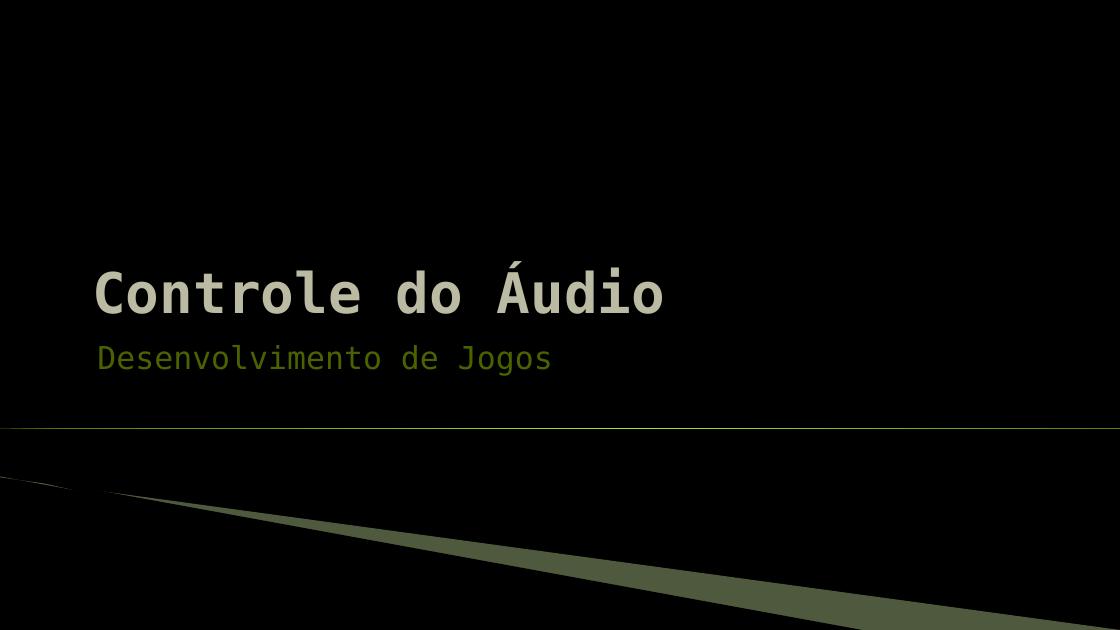
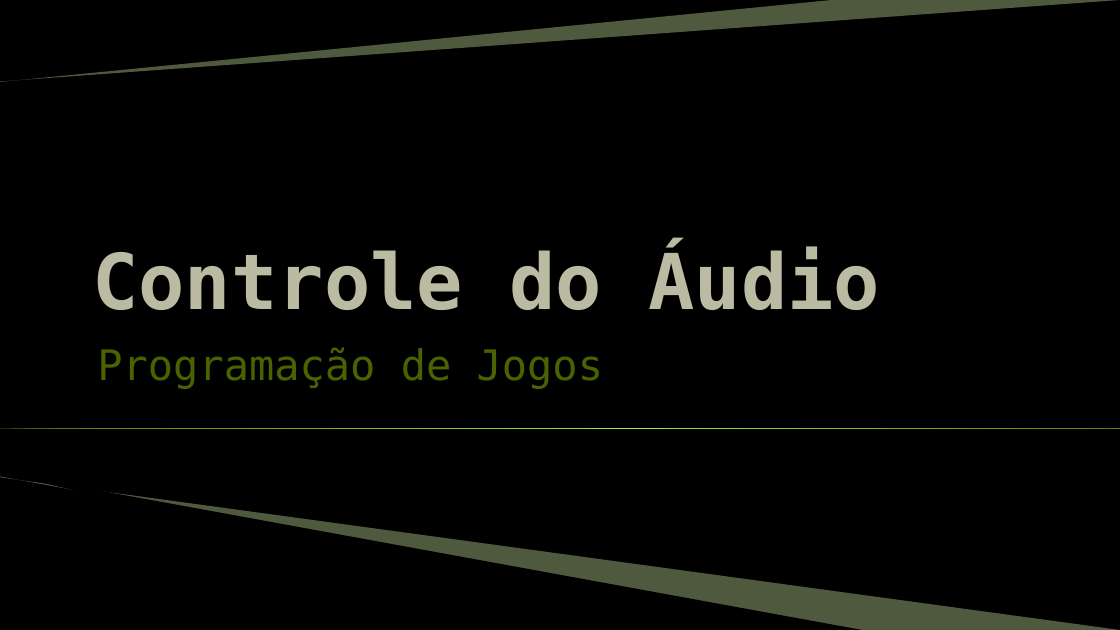
Before and after one commit to JudsonSS/Jogos, a slide deck: slide 1 of Slides/16. Controle do Áudio.pptx. Drawn at 1120x630 pixels with LibreOffice and Linux fonts; fonts in the diff are those of the drawing; background and template pictures are left out. Boxes give left, top, right and bottom in pixels: in the first picture for what was removed or moved away, otherwise in the second. Text is boxed around its words. In the diff, an @@ line names an element or a change of style, - is before the commit and + after.

```diff
--- a/Slides/16. Controle do Áudio.pptx
+++ b/Slides/16. Controle do Áudio.pptx
@@ freeform shape added at [0, 0, 1120, 82], fill #C3E19D at 40% opacity @@
@@ title "Controle do Áudio" at [92, 247, 880, 310]: size 48 to 66 pt @@
@@ subtitle at [97, 347, 603, 389]: text changed; size 27 to 36 pt @@
-Desenvolvimento de Jogos
+Programação de Jogos
```
Also in this commit, not shown: 11 other slides changed, 1 other file.
